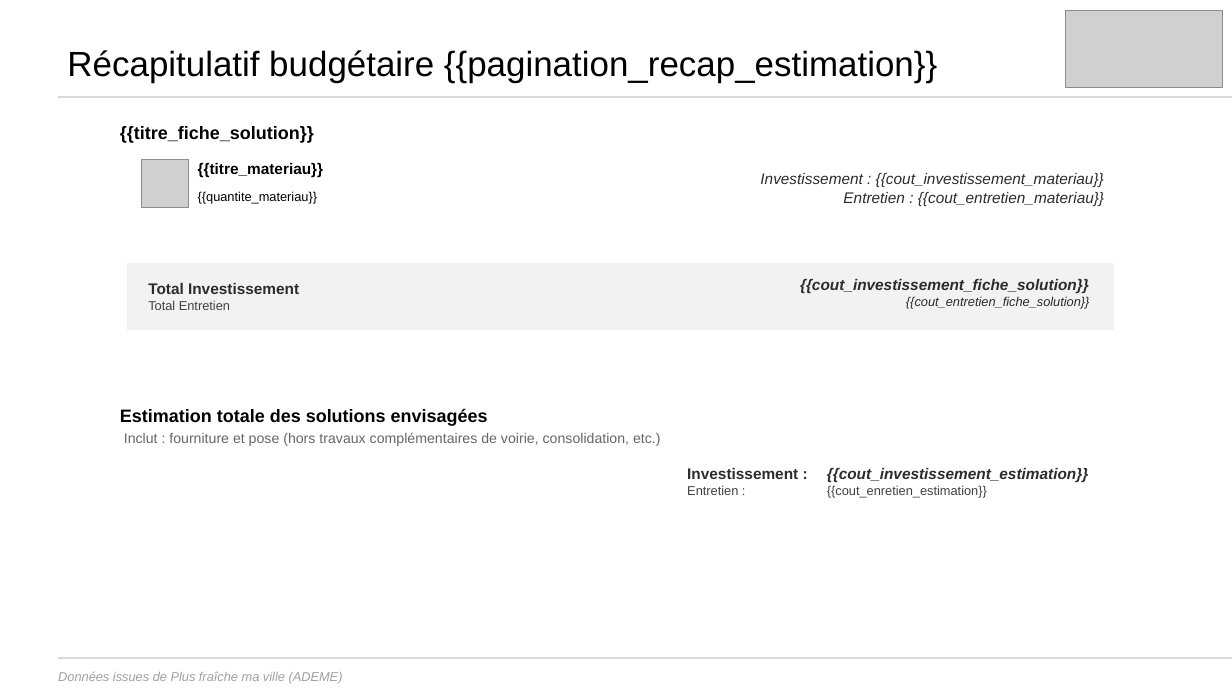
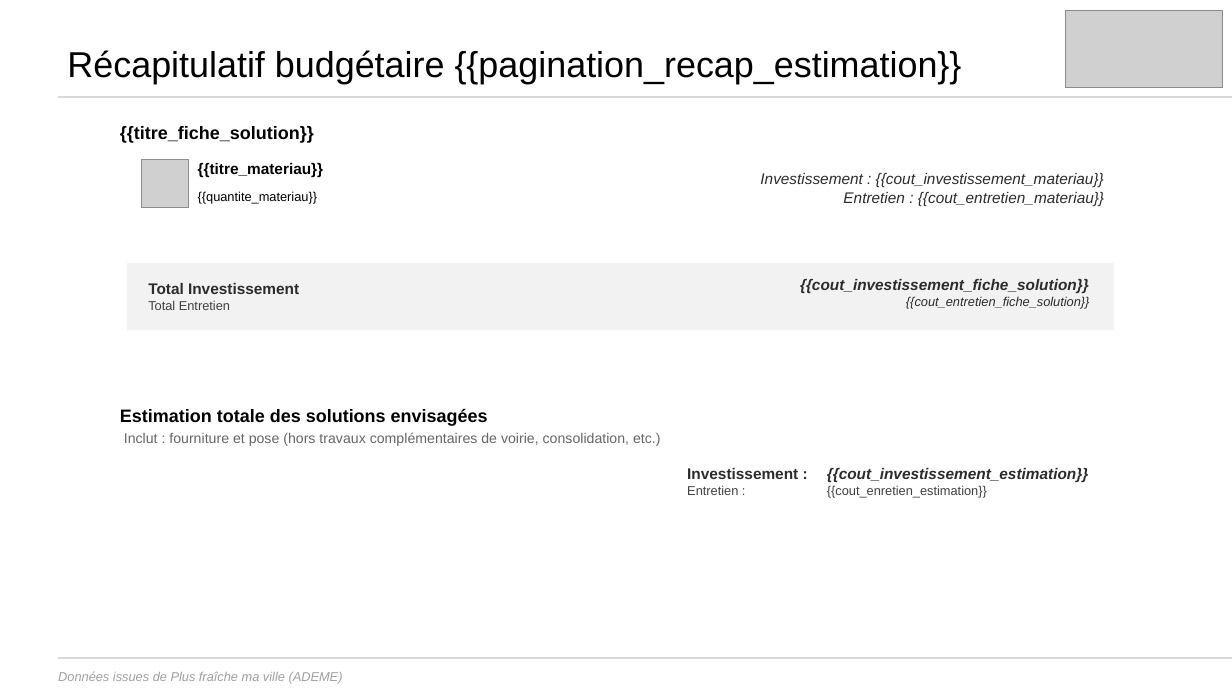
Before and after one commit to incubateur-ademe/plusfraichemaville-site, a slide deck: slide 6 of public/templates/template_synthese_projet.pptx. Drawn at 1232x693 pixels with LibreOffice and Linux fonts; fonts in the diff are those of the drawing; grey boxes stand for pictures. Boxes give left, top, right and bottom in pixels: in the first picture for what was removed or moved away, otherwise in the second. Text is boxed around its words. In the diff, an @@ line names an element or a change of style, - is before the commit and + after.

```diff
--- a/public/templates/template_synthese_projet.pptx
+++ b/public/templates/template_synthese_projet.pptx
@@ text "Récapitulatif budgétaire {{pagination_recap_estimation}}" at <box>67,50,962,84</box>: size 27.2 to 28 pt; line spacing 0.8 to 0.9 @@
```
Also in this commit, not shown: 3 other slides changed.
